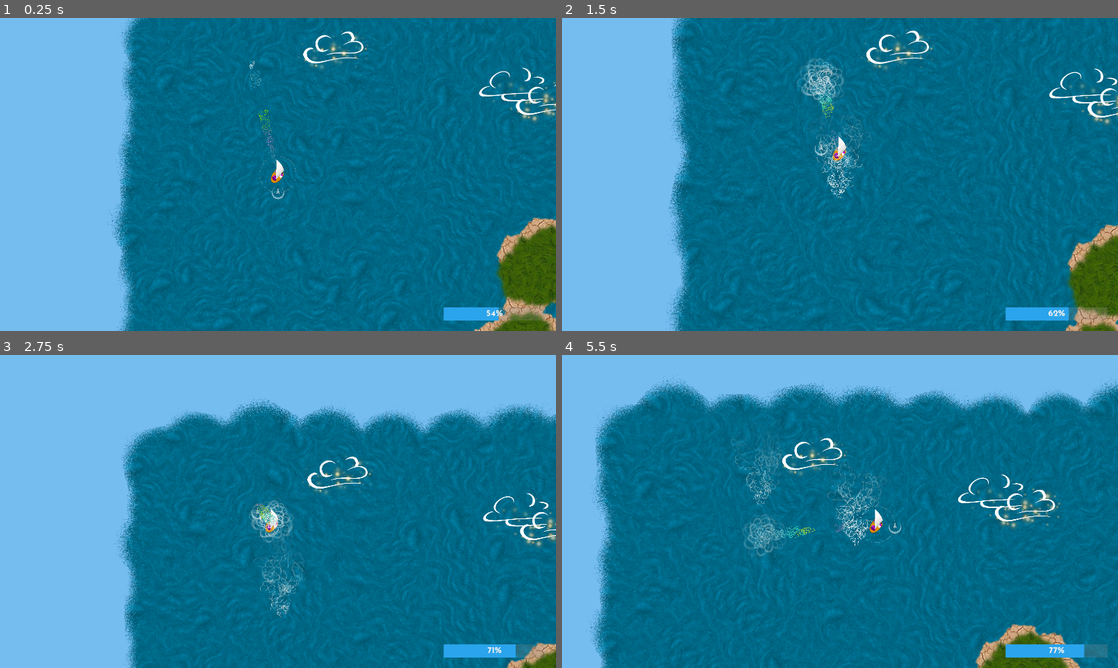
Above: before the commit, frames 1-4 (two rows, left to right).
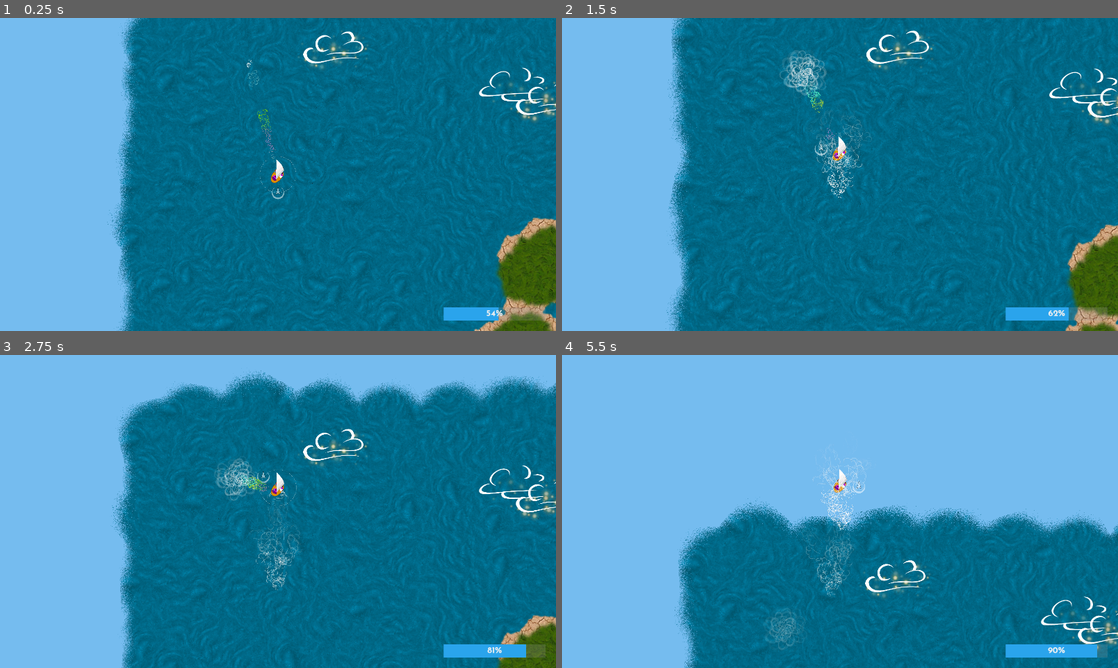
Above: after the commit, the same moments.

Repository: derhannesb/mergicians
Game: Godot game, scene res://scenes/main.tscn
The game is run twice, just before and just after one commit, with the same random seed, the same clock (stepped at 60 frames per second) and the same inputs.
Inputs:
- Up to frame 1 (0.25 s): no input
- Up to frame 2 (1.5 s): hold D (right) 0.53-1.28 s; hold Space (action) 0.53-1.28 s; hold A (left) from 1.28 s (still down); tap Page Up (zoom_in) at 1.35 s
- Up to frame 3 (2.75 s): release A (left) at 2.03 s; hold D (right) from 2.03 s (still down); tap Page Down (zoom_out) at 2.1 s
- Up to frame 4 (5.5 s): tap Space (action) at 2.85 s; release D (right) at 3.53 s; hold A (left) from 3.53 s (still down); tap Page Up (zoom_in) at 3.6 s; tap Page Down (zoom_out) at 4.35 s; hold Space (action) from 5.03 s (still down)

The runs differ from the first frame. In frame 1, 0.1% of the frame differs, in the area x 44-50%, y 13-48%; in frame 2, 1.1%; in frame 3, 17%; in frame 4, 51%, in the area x 4-100%, y 6-100%.

Commit message:
add storm clipping change storm radiuses

Diff:
--- a/scenes/Storm.gd
+++ b/scenes/Storm.gd
@@ -6,11 +6,13 @@
 var energy = max_energy
 var energy_per_push = 0.25
 
-export var inner_radius = 20
-export var outer_radius = 1000
+export var inner_radius = 120
+export var outer_radius = 200
 
 var speed_factor = 0.01
 var direction = Vector2(0,0)
+
+const clip_boundary = 128
 
 func _ready():
 	var circle = CircleShape2D.new()
@@ -22,7 +24,7 @@
 	$Area2D/C2DOuter.shape.radius = outer_radius
 
 	randomize()
-	direction = Vector2(rand_range(0,1), rand_range(0,1)) * energy * speed_factor
+	direction = Vector2(rand_range(-1,1), rand_range(-1,1)) * energy * speed_factor
 
 func _physics_process(delta):
 	position += direction
@@ -44,7 +46,11 @@
 				body.exit_storm()
 	modulate = Color(1,1,1,energy/max_energy)
 
-	if (energy == 0):
+	if (energy == 0
+	|| position.x  > Config.size.x + clip_boundary
+	|| position.y > Config.size.y + clip_boundary
+	|| position.x < -clip_boundary
+	|| position.y < -clip_boundary ):
 		self.queue_free()
 
 func _on_Area2D_body_entered(body):
--- a/scenes/Storm.tscn
+++ b/scenes/Storm.tscn
@@ -74,8 +74,8 @@
 position = Vector2( 134.615, 95.3415 )
 script = ExtResource( 1 )
 _sections_unfolded = [ "Transform", "Visibility" ]
-inner_radius = 20
-outer_radius = 1000
+inner_radius = 120
+outer_radius = 200
 
 [node name="Graphics" type="Node2D" parent="." index="0"]
 
